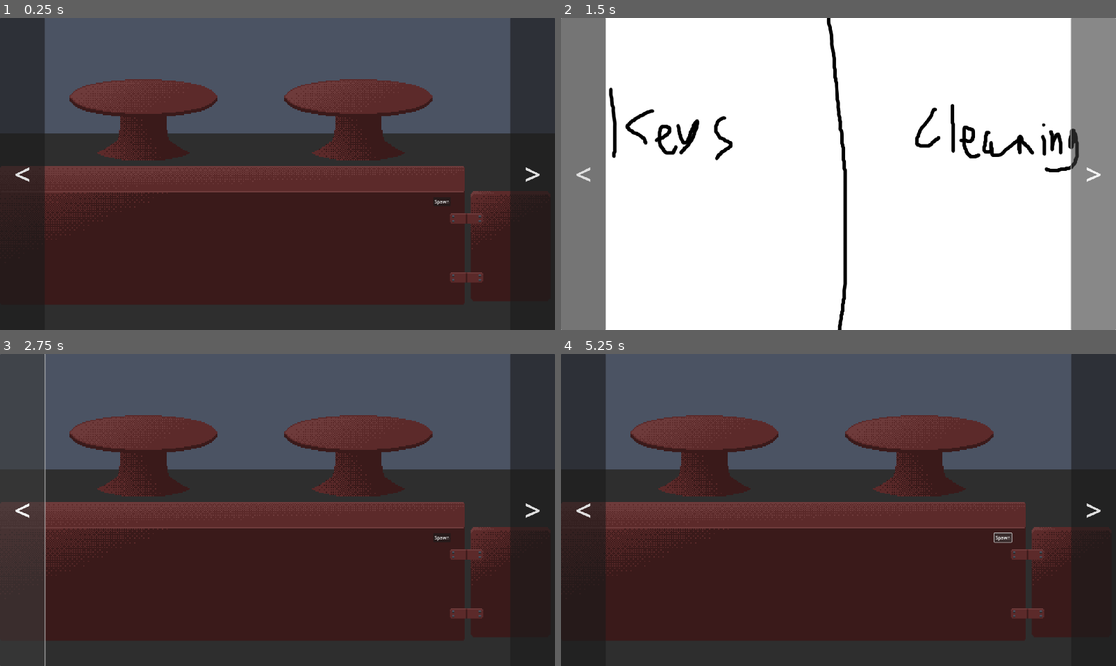
Above: before the commit, frames 1-4 (two rows, left to right).
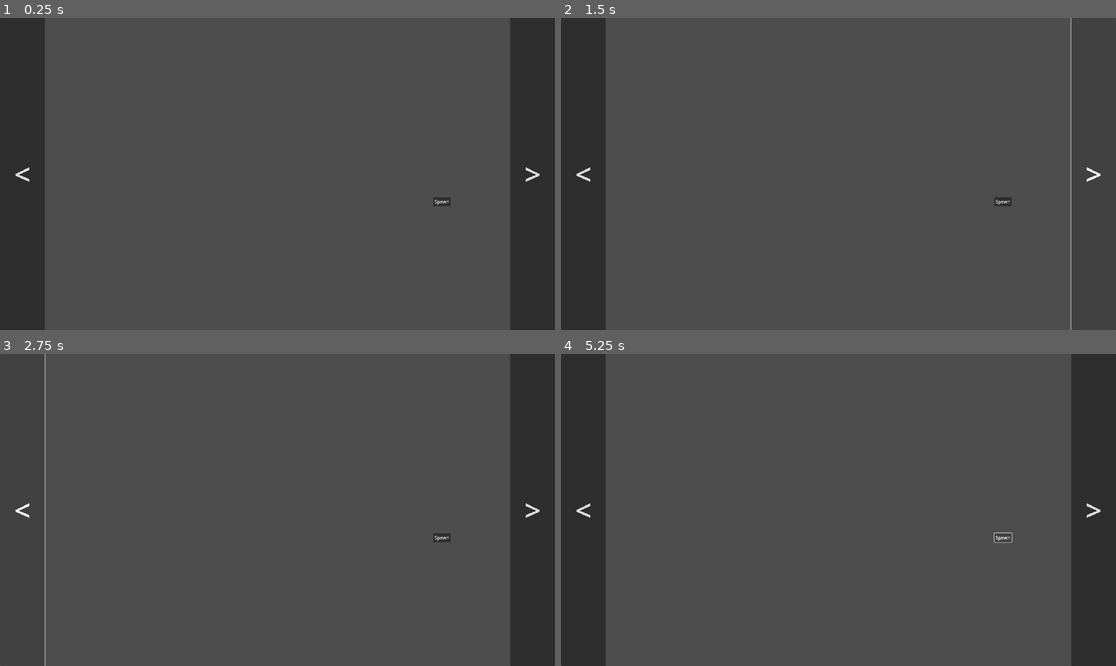
Above: after the commit, the same moments.

Repository: AmbienceGames/SpiritsAndSecrets
Game: Godot game, scene res://Scenes/tavern.tscn
Two runs of this game, one before a commit and one after it. Both use one fixed random seed, a clock stepped at 60 frames per second and the inputs below. This scene is started directly instead of the project's main scene.
Inputs (mouse positions are in pixels of both pictures, inside the frame that each line leads up to):
- Up to frame 1 (0.25 s): no input
- Up to frame 2 (1.5 s): click (1005, 202) at 0.5 s, where only the run before the commit has a clickable "Spawn"; click ">" at 1.25 s
- Up to frame 3 (2.75 s): click "<" at 2 s
- Up to frame 4 (5.25 s): click (1005, 538) at 2.75 s, where only the run before the commit has a clickable "Spawn"; click ">" at 3.5 s; click "<" at 4.25 s; click (1005, 538) at 5 s, where only the run before the commit has a clickable "Spawn"

The runs differ from the first frame. In frame 1, 59% of the frame differs, in the area x 8-92%, y 19-100%; in frame 2, 100%, in the area x 0-100%, y 0-100%; in frame 3, 59%; in frame 4, 59%.
Error before the commit: Invalid access of index '0' on a base object of type: 'Array[Node2D]'. (res://Scripts/bar_manager.gd:61)
Error after the commit: Parse Error: Expected expression for variable initial value after "=". (res://Scripts/tavern_manager.gd:37)

Commit message:
added day restriction to conversationitems

Diff:
--- a/Scenes/Characters/ethred.tscn
+++ b/Scenes/Characters/ethred.tscn
@@ -39,6 +39,8 @@
 player_choice = "Hello, Ethred!"
 patron_response = "Hello, good to see you!"
 memories_unlocked = Array[ExtResource("3_xujja")]([SubResource("Resource_65qpq")])
+startDay = 1
+endDay = 80
 
 [node name="ConversationItem2" parent="Conversations" index="1"]
 player_choice = "What have you been up to?"
--- a/Scripts/conversation_item.gd
+++ b/Scripts/conversation_item.gd
@@ -27,12 +27,23 @@
 @export
 var done: bool = false
 
+@export
+var startDay: int = 0
+
+@export
+var endDay: int = 100
+
 # If this conversation is accessible via memory restrictions
 func can_access():
 	if done:
 		return false
 	if len(memories_required) == 0:
 		return true
+
+
+
+	if startDay > Globals.day or endDay <= Globals.day:
+		return false
 
 	var memory_required: String
 	var inverse_memory: bool
--- /dev/null
+++ b/Scripts/globals.gd
@@ -0,0 +1,13 @@
+extends Node
+
+
+var day: int = 1
+
+# Called when the node enters the scene tree for the first time.
+func _ready():
+	pass # Replace with function body.
+
+
+# Called every frame. 'delta' is the elapsed time since the previous frame.
+func _process(delta):
+	pass
--- a/Scripts/tavern_manager.gd
+++ b/Scripts/tavern_manager.gd
@@ -32,3 +32,6 @@
 	tavern_screens[next_screen].visible = true
 	tavern_screens[current_screen].visible = false
 	current_screen = next_screen
+
+func load_dialogue() -> void:
+	var file =
--- a/project.godot
+++ b/project.godot
@@ -18,6 +18,7 @@
 [autoload]
 
 BartenderMemory="*res://Scripts/bartender_memory.gd"
+Globals="*res://Scripts/globals.gd"
 
 [display]
 
